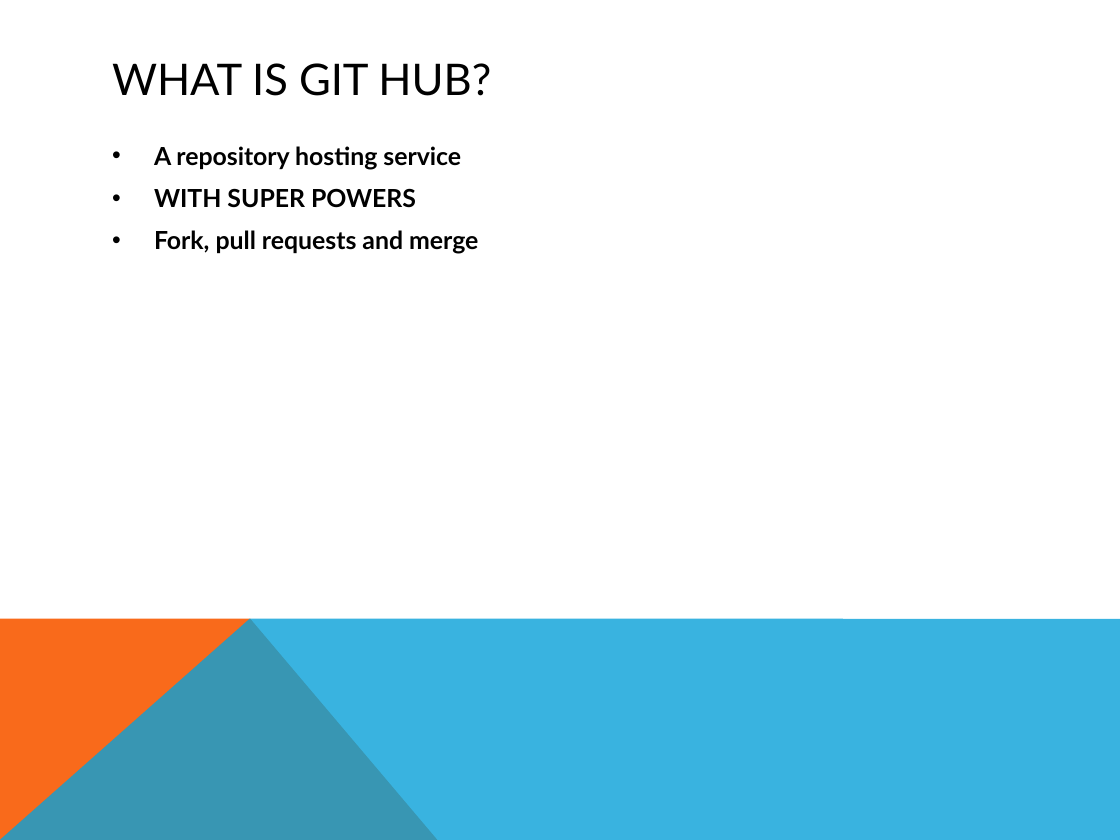
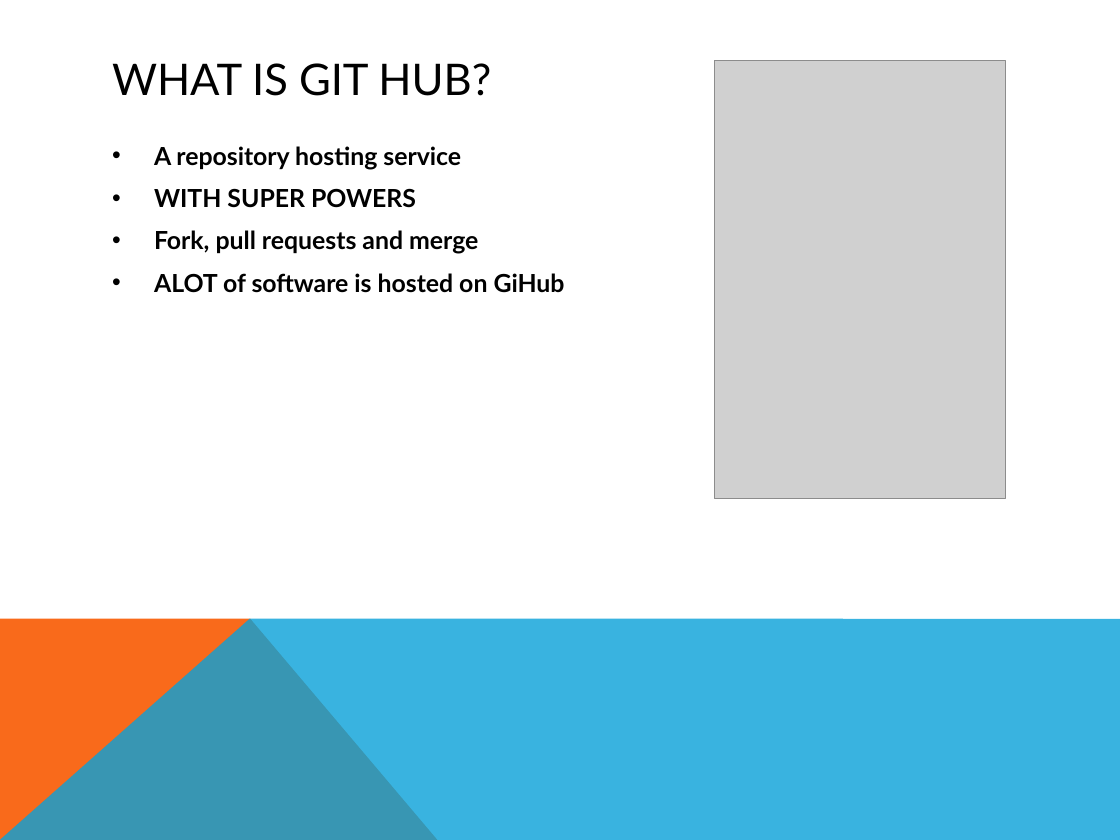
Before and after one commit to CraigDoesCode/git-workshop-test-, a slide deck: slide 7 of Presentation and Notes.pptx. Drawn at 1120x840 pixels with LibreOffice and Linux fonts; fonts in the diff are those of the drawing; grey boxes stand for pictures. Boxes give left, top, right and bottom in pixels: in the first picture for what was removed or moved away, otherwise in the second. Text is boxed around its words. In the diff, an @@ line names an element or a change of style, - is before the commit and + after.

```diff
--- a/Presentation and Notes.pptx
+++ b/Presentation and Notes.pptx
@@ picture added at bbox=[715, 60, 1006, 498] @@
@@ text at bbox=[154, 273, 565, 293]: paragraph added @@
+• ALOT of software is hosted on GiHub
```
Also in this commit, not shown: 4 other slides changed, 1 other file.
